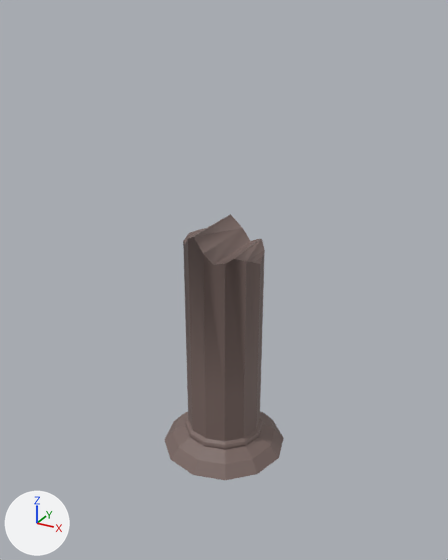
The Blender file projects/Project Dragon/res/For Alan/Blend Files/pillar broken.blend, before and after one commit.
One viewpoint serves both versions: a 50 mm camera at (6.37, -11.58, 8.61) aimed at (-0.07, 0.13, 2.76). Every picture has the same lights, and +X, +Y and +Z are marked at lower left.
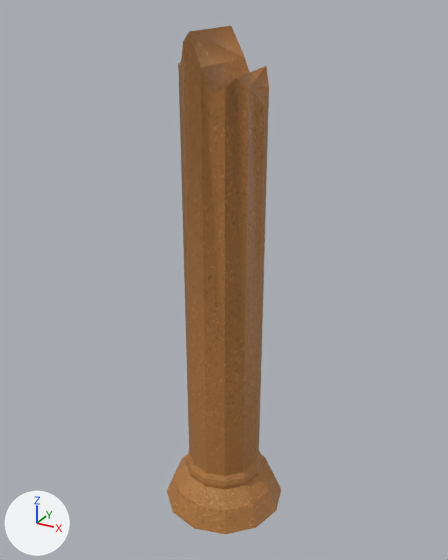
What differs and where, as boxes (x1, y1, x2, y2) in the pictures (448 x 560 px):
```json
{"object": "Cylinder", "change": "surface changed, rescaled", "before": [164, 214, 284, 480], "after": [167, 26, 281, 534], "on screen": "91% taller"}
```

Edits to the scene script, one JSON object a line:
```json
{"op": "add", "block": "img_pillar", "code": ["img_pillar = load_image('pillar', 'textures/pillar.png', 1024, 1024, 'sRGB')"]}
{"op": "remove", "block": "mat_default_obj", "code": "mat_default_obj.base_color = (0.196, 0.138, 0.125)  # brown #7a6863"}
{"op": "add", "block": "mat_default_obj", "code": "mat_default_obj.texture = img_pillar"}
{"op": "set", "path": "ob_cylinder.scale", "old": "(1.0, 1.0, 1.0)", "new": "(1.0, 2.0, 1.0)"}
```
